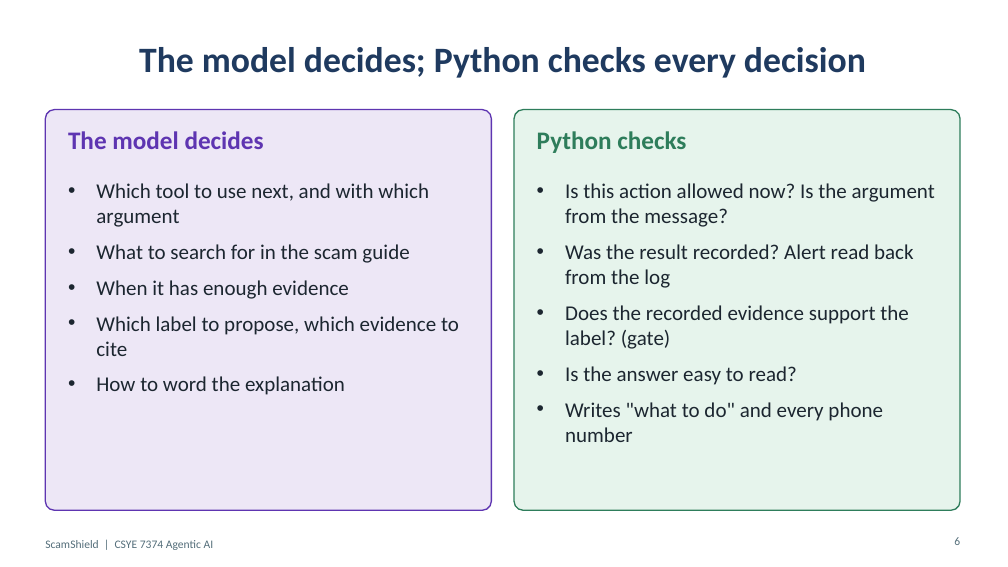
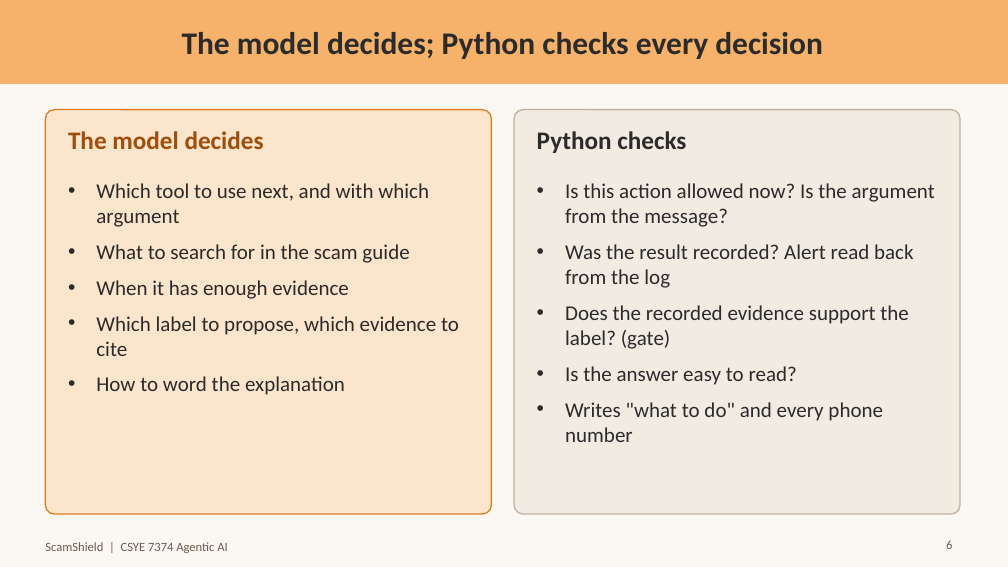
Before and after one commit to ARUNAS95/ScamShield, a slide deck: slide 6 of docs/ScamShield_Presentation.pptx. Drawn at 1008x567 pixels with LibreOffice and Linux fonts; fonts in the diff are those of the drawing. Boxes give left, top, right and bottom in pixels: in the first picture for what was removed or moved away, otherwise in the second. Text is boxed around its words. In the diff, an @@ line names an element or a change of style, - is before the commit and + after.

Commit message:
Restyle the deck: off-white and light orange; add the large blind test slide
Colors are named constants in build_pptx.js. The new slide reads
large_rules.txt and, once the live run exists, large_agent_rag_results.json.

```diff
--- a/docs/ScamShield_Presentation.pptx
+++ b/docs/ScamShield_Presentation.pptx
@@ background #FFFFFF to #FBF8F3 @@
@@ rectangle added at (0, 0, 1008, 83), fill #F6B26B, outline #F6B26B 1 pt @@
@@ title "The model decides; Python checks ...": place and size @@
-title "The model decides; Python checks ..." at (139, 47, 866, 78)
+title "The model decides; Python checks ..." at (182, 32, 823, 59)
@@ title "The model decides; Python checks ..." at (182, 32, 823, 59): size 34 to 30 pt, text colour #1F3A5F to #2B2B2B @@
@@ rounded rectangle: place and size @@
-rounded rectangle at (45, 110, 492, 510)
+rounded rectangle at (45, 110, 492, 514)
@@ rounded rectangle at (45, 110, 492, 514): fill #EDE7F6 to #FCE5CD; outline #5E35B1 1.25 pt to #E07B24 1.25 pt; proportions changed @@
@@ rounded rectangle: place and size @@
-rounded rectangle at (514, 110, 960, 510)
+rounded rectangle at (514, 110, 960, 514)
@@ rounded rectangle at (514, 110, 960, 514): fill #E6F4EC to #F1EBE2; outline #2E7D5B 1.25 pt to #BFB2A3 1.25 pt; proportions changed @@
@@ text "The model decides" at (68, 131, 264, 149): text colour #5E35B1 to #A04E0C @@
@@ text "Python checks" at (537, 131, 686, 153): text colour #2E7D5B to #2B2B2B @@
@@ text "Which tool to use next, ..." at (96, 183, 459, 395): text colour #1C2630 to #2B2B2B @@
@@ text "Is this action allowed now? ..." at (565, 183, 935, 442): text colour #1C2630 to #2B2B2B @@
@@ text "ScamShield | CSYE 7374 Agentic ..." at (45, 542, 227, 553): size 11 to 12 pt, text colour #546E7A to #6A5D50 @@
@@ page number: place and size @@
-page number at (954, 537, 960, 545)
+page number at (946, 540, 952, 549)
@@ page number at (946, 540, 952, 549): size 11 to 12 pt, text colour #546E7A to #6A5D50 @@
```
Also in this commit, not shown: 12 other slides changed, 1 slide added, 3 other files.
